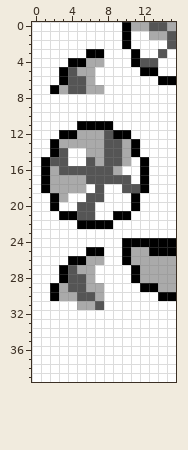
File history of a pixel-art sprite, gfx/battle_balls/park_ball.png. Above is the file before it was changed.
The file is 16x40 pixels.
The same view after the edit:
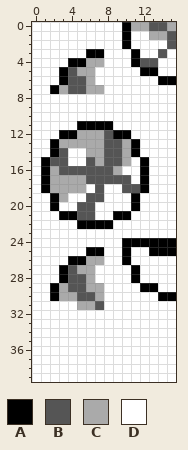
Palette (. is transparent): A #000000  B #555555  C #aaaaaa  D #ffffff
From old to new:
@@ x 9..15 @@
 24 DAAAAAA
-25 DACCAAA
-26 DACCCCC
-27 DDACCCC
-28 DDACCCC
-29 DDDAACC
+25 DADDAAA
+26 DADDDDD
+27 DDADDDD
+28 DDADDDD
+29 DDDAADD
 30 DDDDDAA
